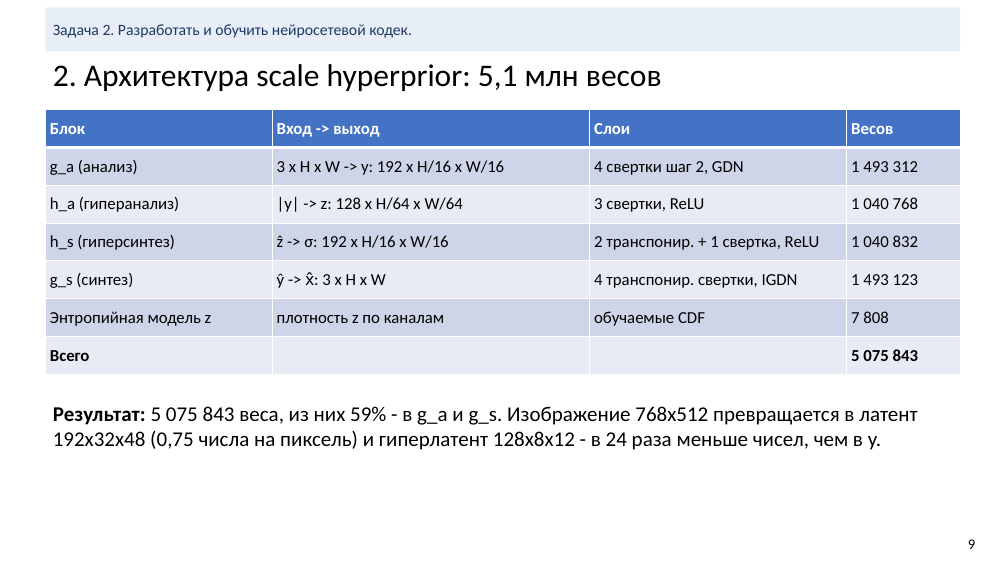
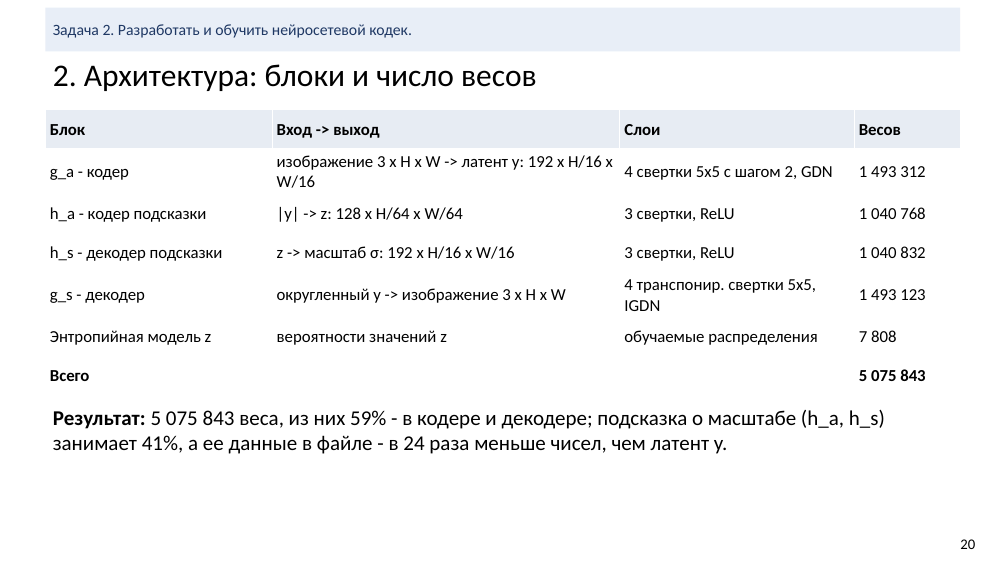
Before and after one commit to KDMCrypto/Deep-Image-Compression, a slide deck: slide 20 of documentation/cv-project-compression.pptx (slide 9 before the commit). Drawn at 1008x567 pixels with LibreOffice and Linux fonts; fonts in the diff are those of the drawing. Boxes give left, top, right and bottom in pixels: in the first picture for what was removed or moved away, otherwise in the second. Text is boxed around its words. In the diff, an @@ line names an element or a change of style, - is before the commit and + after.

```diff
--- a/documentation/cv-project-compression.pptx
+++ b/documentation/cv-project-compression.pptx
@@ title at (53,64,537,91): text changed @@
-2. Архитектура scale hyperprior: 5,1 млн весов
+2. Архитектура: блоки и число весов
@@ table at (45,110,960,385) @@
-row 2: g_a (анализ) | 3 x H x W -> y: 192 x H/16 x W/16 | 4 свертки шаг 2, GDN | 1 493 312
+row 2: g_a - кодер | изображение 3 x H x W -> латент y: 192 x H/16 x W/16 | 4 свертки 5x5 с шагом 2, GDN | 1 493 312
-row 3, column 1: h_a (гиперанализ)
+row 3, column 1: h_a - кодер подсказки
-row 4: h_s (гиперсинтез) | ẑ -> σ: 192 x H/16 x W/16 | 2 транспонир. + 1 свертка, ReLU | 1 040 832
+row 4: h_s - декодер подсказки | z -> масштаб σ: 192 x H/16 x W/16 | 3 свертки, ReLU | 1 040 832
-row 5: g_s (синтез) | ŷ -> x̂: 3 x H x W | 4 транспонир. свертки, IGDN | 1 493 123
+row 5: g_s - декодер | округленный y -> изображение 3 x H x W | 4 транспонир. свертки 5x5, IGDN | 1 493 123
-row 6, column 2: плотность z по каналам
+row 6, column 2: вероятности значений z
-row 6, column 3: обучаемые CDF
+row 6, column 3: обучаемые распределения
@@ fill #4472C4 to #E7ECF3 in row 1 @@
@@ fill #CFD5EA to #FFFFFF in 12 cells @@
@@ fill #E9EBF5 to #FFFFFF in 12 cells @@
@@ text colour #FFFFFF to #000000 in "Блок", "Вход -> выход", "Слои", "Весов" @@
@@ text at (53,410,885,454): text changed @@
-Результат: 5 075 843 веса, из них 59% - в g_a и g_s. Изображение 768x512 превращается в латент 192x32x48 (0,75 числа на пиксель) и гиперлатент 128x8x12 - в 24 раза меньше чисел, чем в y.
+Результат: 5 075 843 веса, из них 59% - в кодере и декодере; подсказка о масштабе (h_a, h_s) занимает 41%, а ее данные в файле - в 24 раза меньше чисел, чем латент y.
@@ text at (960,539,975,549): text changed @@
-9
+20
```
Also in this commit, not shown: 17 other slides changed, 15 slides added, 2 slides removed, 19 other files.
